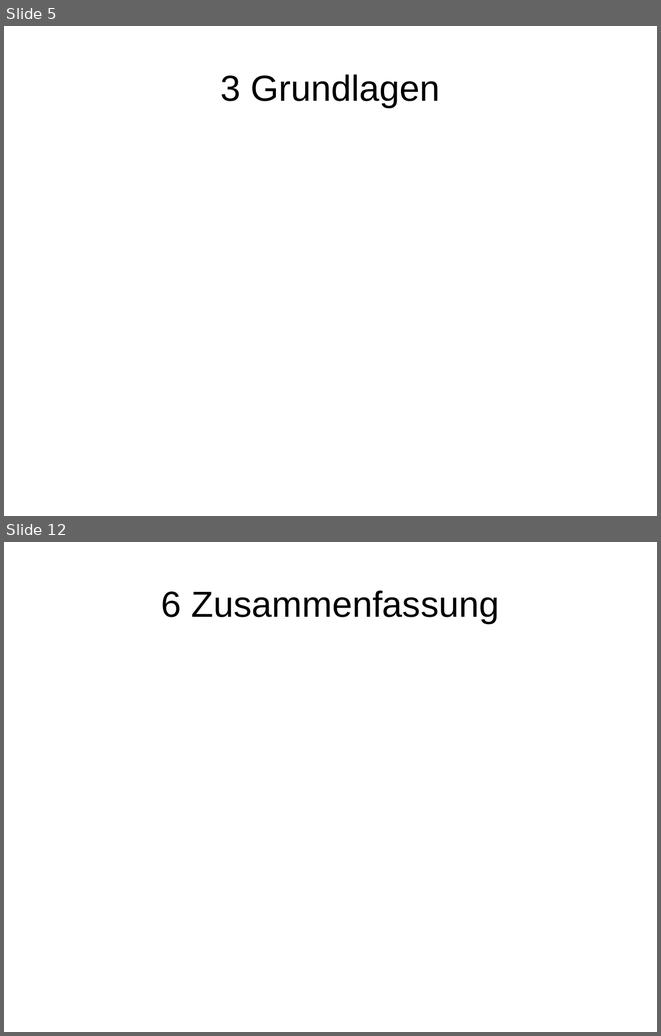
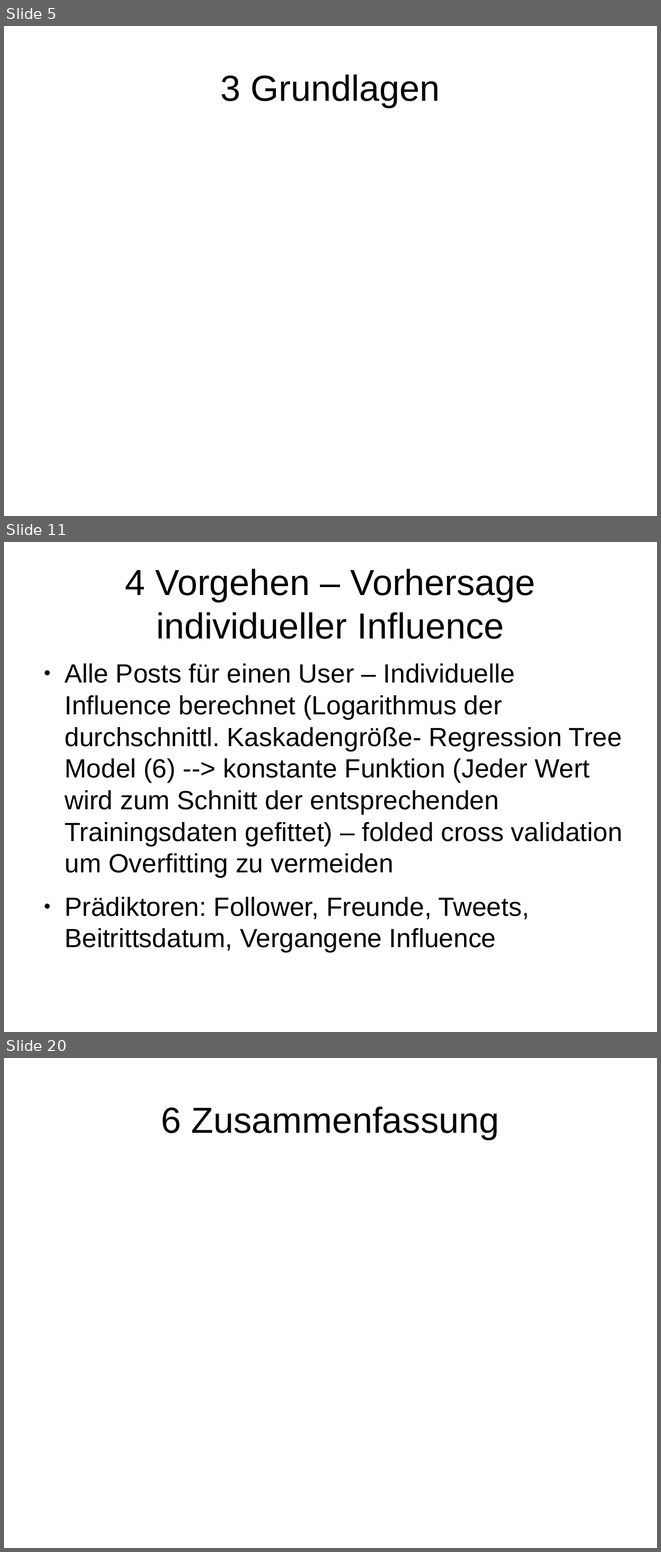
Before and after one commit to EKupfer/hello-world, a slide deck: CompAdv Vortrag.odp. Shown one above the other, each under a label of ours: slides 5 and 12 before the commit, slides 5, 11 and 20 after it; the slides between them are not shown. The pictures are 661x1036 and 661x1552 pixels, drawn with LibreOffice and Linux fonts; fonts in the diff are those of the drawing. Boxes give left, top, right and bottom in pixels: in the first picture for what was removed or moved away, otherwise in the second. Text is boxed around its words. In the diff, an @@ line names an element or a change of style, - is before the commit and + after.

```diff
--- a/CompAdv Vortrag.odp
+++ b/CompAdv Vortrag.odp
@@ slide 11 added at (4,542,657,1032), background #FFFFFF @@
@@ title added at (125,568,535,639), 44 pt, text #000000 @@
+4 Vorgehen – Vorhersage individueller Influence
@@ text added at (64,663,623,952), 32 pt, text #000000 @@
+● Alle Posts für einen User – Individuelle Influence berechnet (Logarithmus der durchschnittl. Kaskadengröße- Regression Tree Model (6) --> konstante Funktion (Jeder Wert wird zum Schnitt der entsprechenden Trainingsdaten gefittet) – folded cross validation um Overfitting zu vermeiden
+● Prädiktoren: Follower, Freunde, Tweets, Beitrittsdatum, Vergangene Influence
@@ what was slide 12 is now slide 20 @@
```
Also in this commit, not shown: 5 slides changed, 10 other slides added, 3 slides removed.
